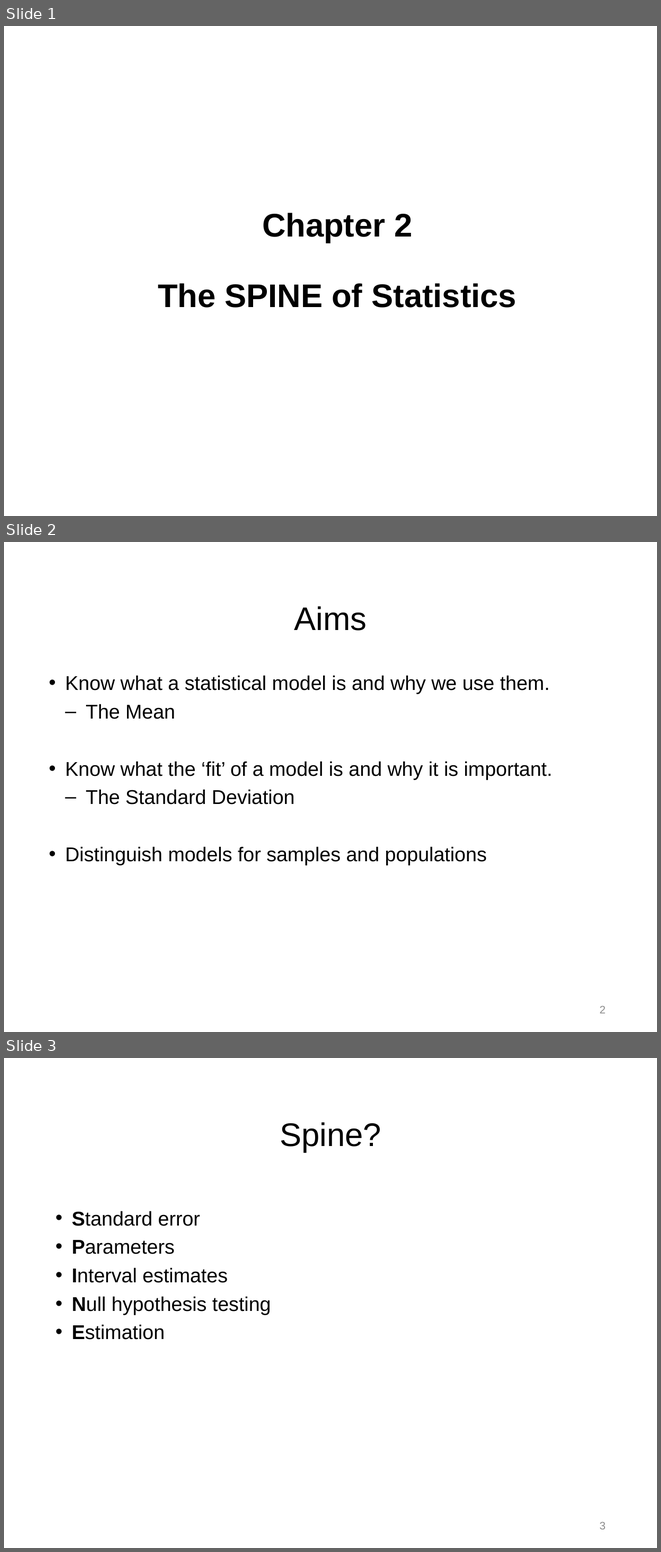
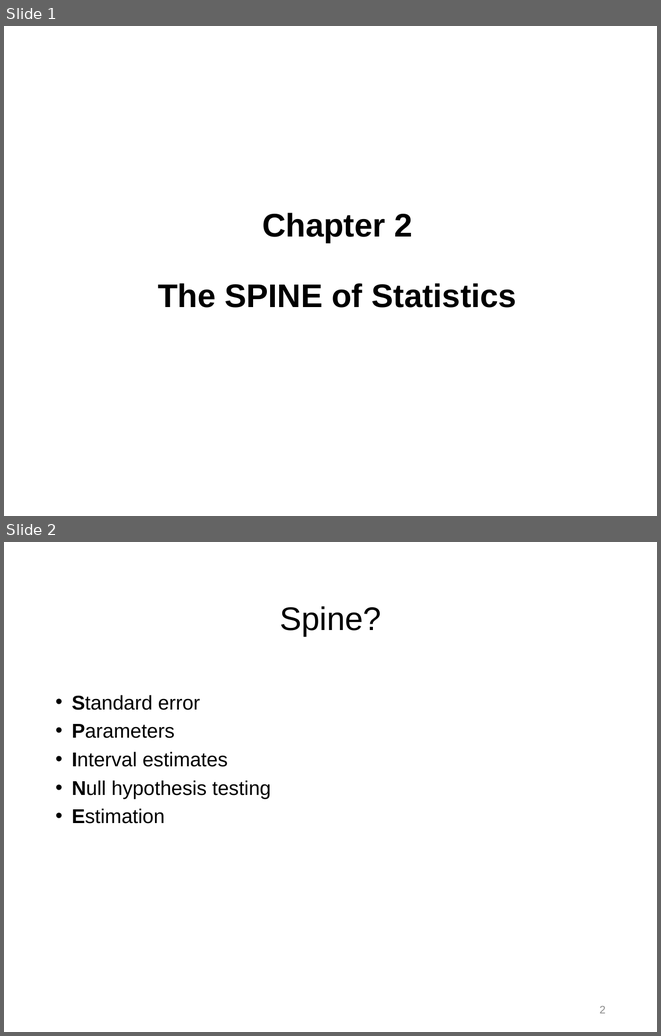
Before and after one commit to npm27/Teaching-Materials, a slide deck: Stats/Slides/2 Chapter 2 Slides.pptx. Shown one above the other, each under a label of ours: slides 1, 2 and 3 before the commit, slides 1 and 2 after it. The pictures are 661x1552 and 661x1036 pixels, drawn with LibreOffice and Linux fonts; fonts in the diff are those of the drawing. Boxes give left, top, right and bottom in pixels: in the first picture for what was removed or moved away, otherwise in the second. Text is boxed around its words. In the diff, an @@ line names an element or a change of style, - is before the commit and + after.

```diff
--- a/Stats/Slides/2 Chapter 2 Slides.pptx
+++ b/Stats/Slides/2 Chapter 2 Slides.pptx
@@ slide 2 removed at box(4, 542, 657, 1032), background #FFFFFF @@
@@ title removed at box(294, 606, 367, 631) @@
-Aims
@@ text removed at box(65, 675, 553, 865) @@
-• Know what a statistical model is and why we use them.
-  – The Mean
-• Know what the ‘fit’ of a model is and why it is important.
-  – The Standard Deviation
-• Distinguish models for samples and populations
@@ page number removed at box(600, 1006, 606, 1013) @@
-2
@@ what was slide 3 is now slide 2 @@
@@ page number at box(600, 1006, 606, 1013): text changed @@
-3
+2
```
Also in this commit, not shown: 7 slides changed, 5 other slides removed, 3 other files.
